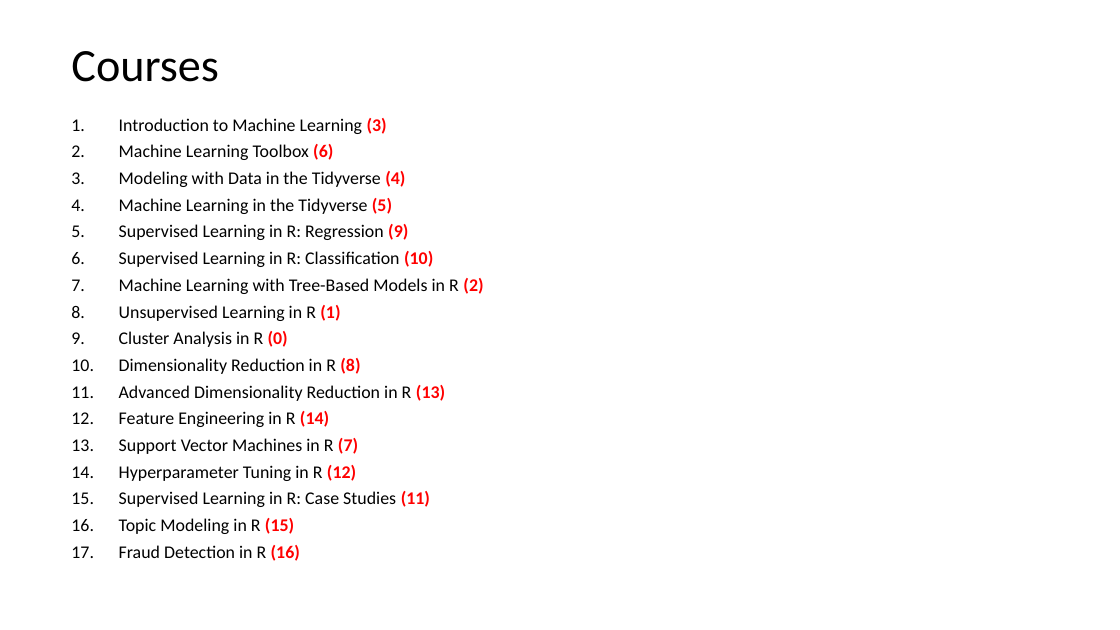
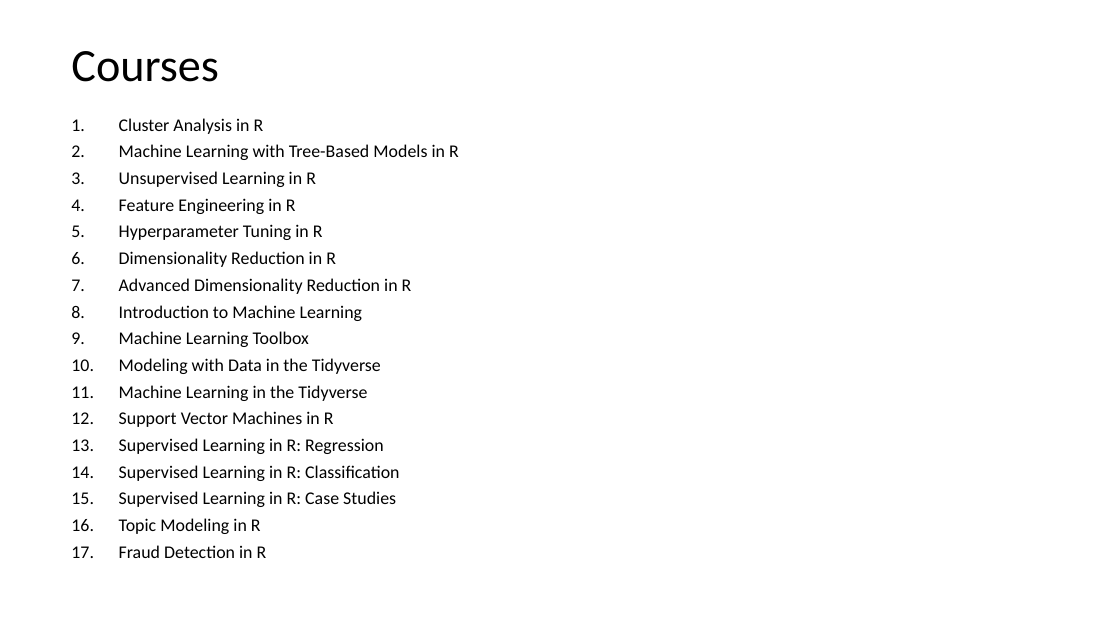
Before and after one commit to parcap/business-education, a slide deck: slide 2 of Track - Machine Learning/Machine Learning Curriculum.pptx. Drawn at 1120x630 pixels with LibreOffice and Linux fonts; fonts in the diff are those of the drawing. Boxes give left, top, right and bottom in pixels: in the first picture for what was removed or moved away, otherwise in the second. Text is boxed around its words. In the diff, an @@ line names an element or a change of style, - is before the commit and + after.

Commit message:
updtes

```diff
--- a/Track - Machine Learning/Machine Learning Curriculum.pptx
+++ b/Track - Machine Learning/Machine Learning Curriculum.pptx
@@ text at (119,118,459,558): text changed @@
-1. Introduction to Machine Learning (3)
-2. Machine Learning Toolbox (6)
-3. Modeling with Data in the Tidyverse (4)
-4. Machine Learning in the Tidyverse (5)
-5. Supervised Learning in R: Regression (9)
-6. Supervised Learning in R: Classification (10)
-7. Machine Learning with Tree-Based Models in R (2)
-8. Unsupervised Learning in R (1)
-9. Cluster Analysis in R (0)
-10. Dimensionality Reduction in R (8)
-11. Advanced Dimensionality Reduction in R (13)
-12. Feature Engineering in R (14)
-13. Support Vector Machines in R (7)
-14. Hyperparameter Tuning in R (12)
-15. Supervised Learning in R: Case Studies (11)
-16. Topic Modeling in R (15)
-17. Fraud Detection in R (16)
+1. Cluster Analysis in R
+2. Machine Learning with Tree-Based Models in R
+3. Unsupervised Learning in R
+4. Feature Engineering in R
+5. Hyperparameter Tuning in R
+6. Dimensionality Reduction in R
+7. Advanced Dimensionality Reduction in R
+8. Introduction to Machine Learning
+9. Machine Learning Toolbox
+10. Modeling with Data in the Tidyverse
+11. Machine Learning in the Tidyverse
+12. Support Vector Machines in R
+13. Supervised Learning in R: Regression
+14. Supervised Learning in R: Classification
+15. Supervised Learning in R: Case Studies
+16. Topic Modeling in R
+17. Fraud Detection in R
```
